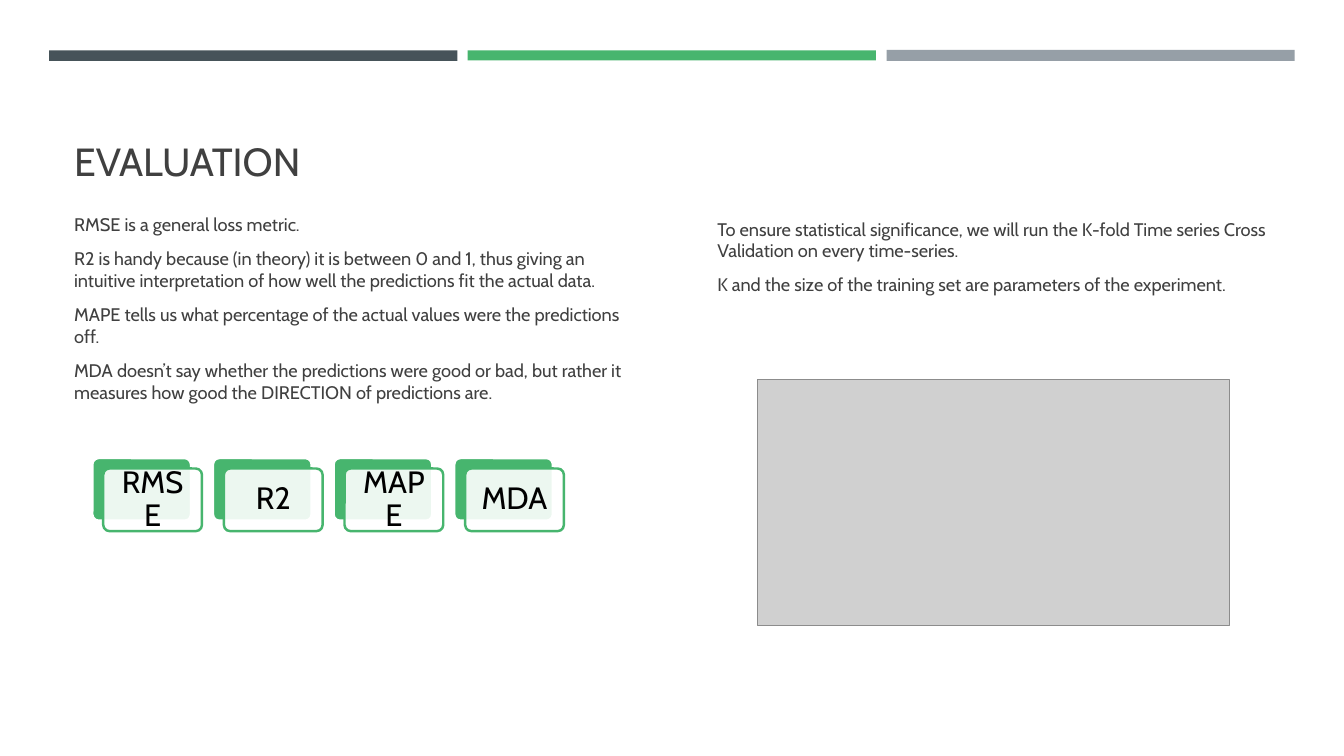
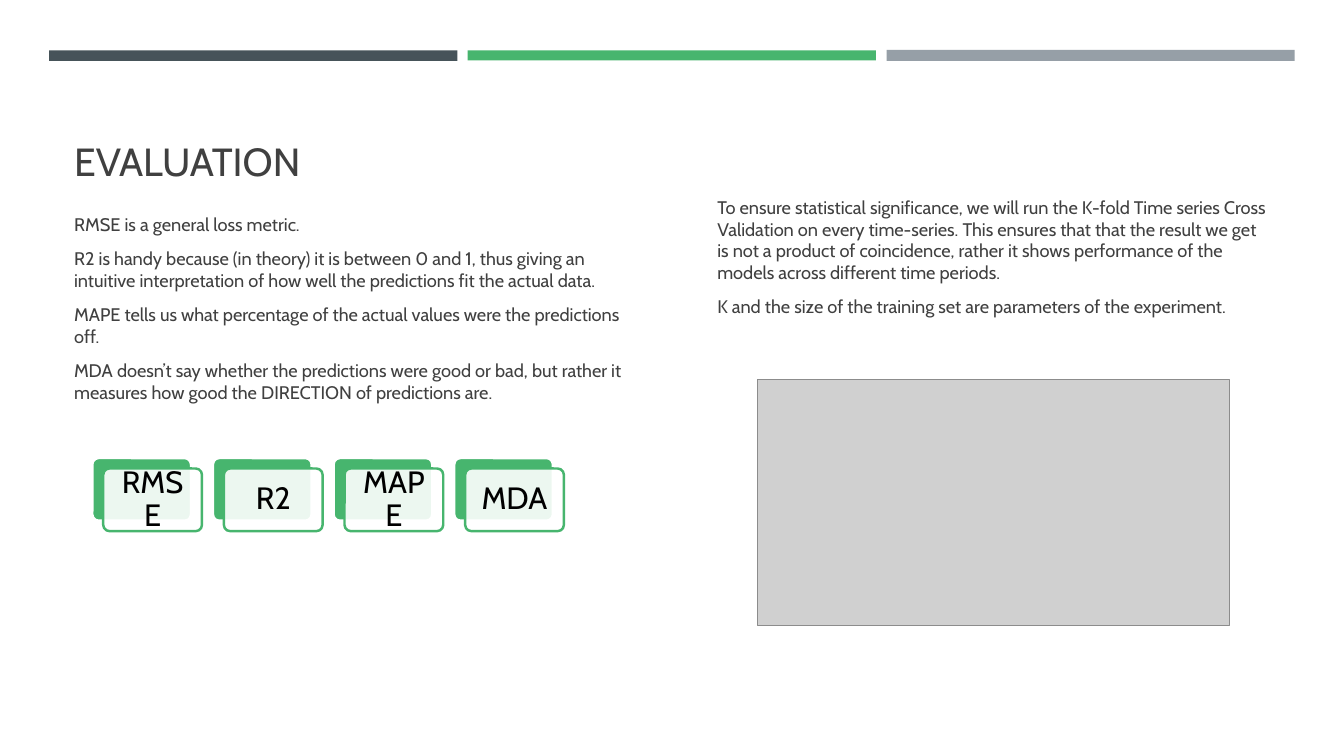
Before and after one commit to filip-topic/Time-Series-Foundation-Models-in-Financial-time-series-prediction, a slide deck: slide 10 of 17th of July Presentation.pptx. Drawn at 1344x756 pixels with LibreOffice and Linux fonts; fonts in the diff are those of the drawing; grey boxes stand for pictures. Boxes give left, top, right and bottom in pixels: in the first picture for what was removed or moved away, otherwise in the second. Text is boxed around its words. In the diff, an @@ line names an element or a change of style, - is before the commit and + after.

```diff
--- a/17th of July Presentation.pptx
+++ b/17th of July Presentation.pptx
@@ text at (717,200,1266,284): text changed @@
-To ensure statistical significance, we will run the K-fold Time series Cross Validation on every time-series.
+To ensure statistical significance, we will run the K-fold Time series Cross Validation on every time-series. This ensures that that the result we get is not a product of coincidence, rather it shows performance of the models across different time periods.
```
Also in this commit, not shown: 10 other slides changed, 4 slides added, 1 slide removed, 1 other file.
